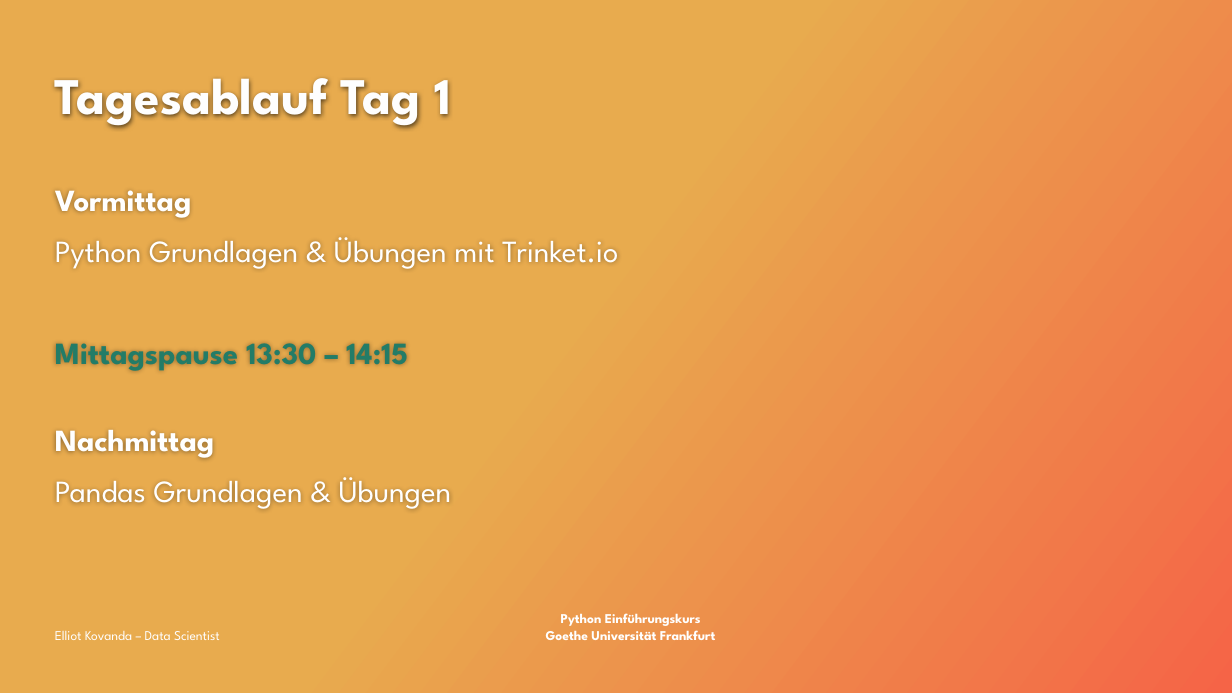
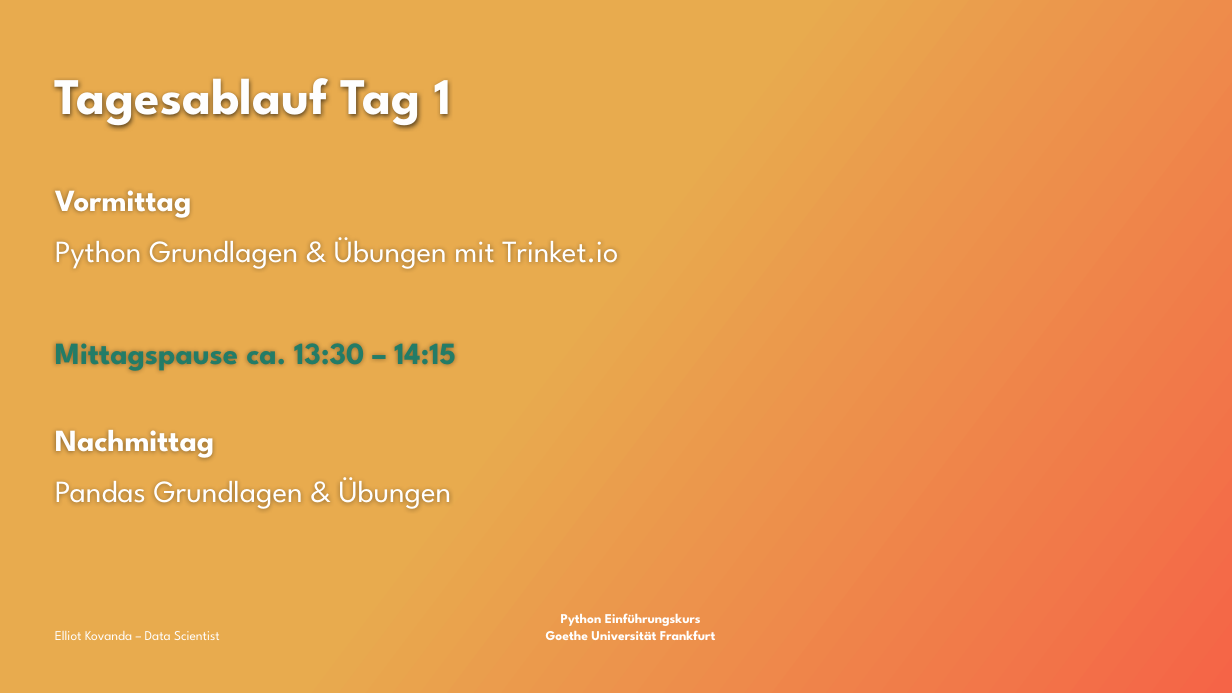
Before and after one commit to ekovanda/python_data_intro, a slide deck: slide 7 of Python_Datenanalyse.pptx. Drawn at 1232x693 pixels with LibreOffice and Linux fonts; fonts in the diff are those of the drawing; background and template pictures are left out. Boxes give left, top, right and bottom in pixels: in the first picture for what was removed or moved away, otherwise in the second. Text is boxed around its words. In the diff, an @@ line names an element or a change of style, - is before the commit and + after.

```diff
--- a/Python_Datenanalyse.pptx
+++ b/Python_Datenanalyse.pptx
@@ text at (55, 343, 456, 371): text changed @@
-Mittagspause 13:30 – 14:15
+Mittagspause ca. 13:30 – 14:15
```
Also in this commit, not shown: 3 other slides changed, 6 slides added, 1 slide removed, 20 other files.
